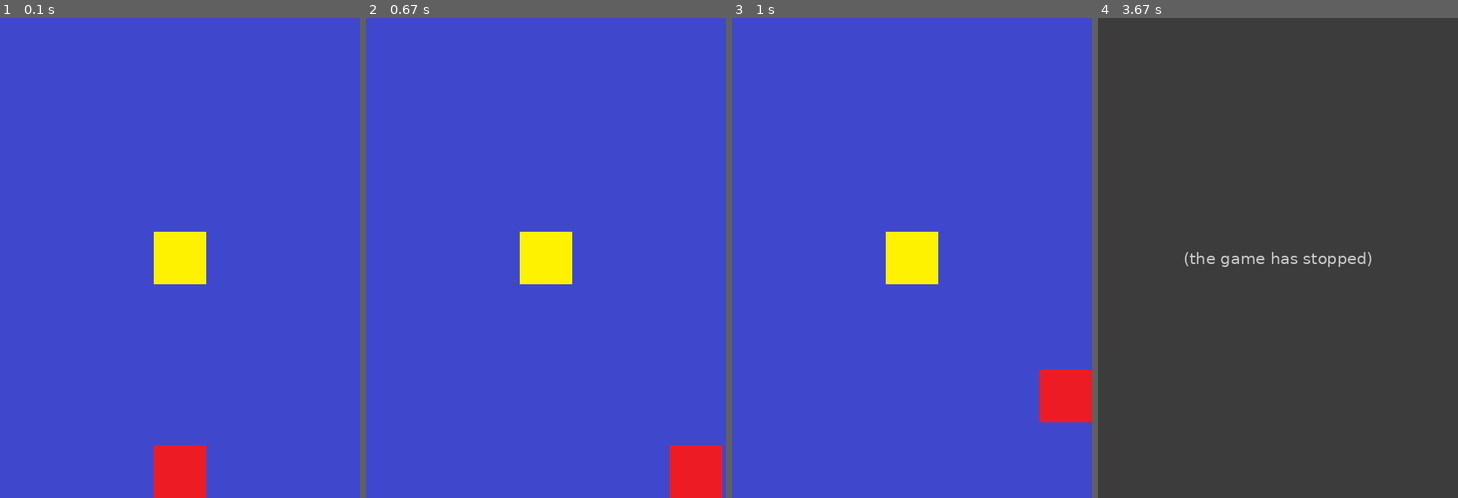
Above: before the commit, frames 1-4 (left to right).
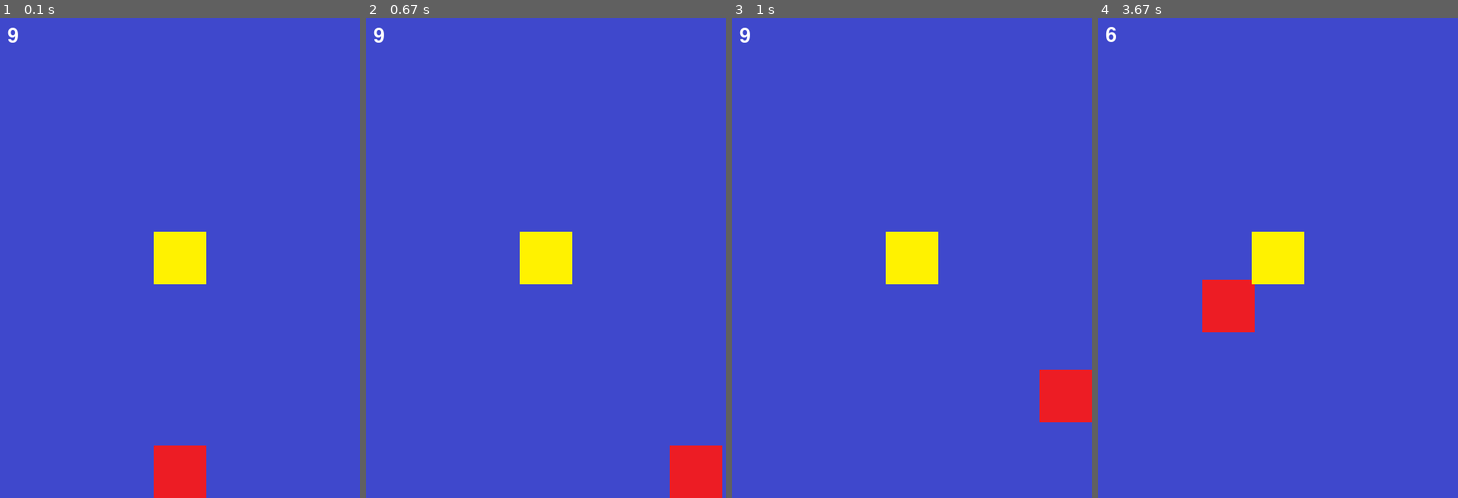
Above: after the commit, the same moments.

Repository: otog/ex
Game: pygame game, started from pygame_basic/7_text.py
Two runs of this game, one before a commit and one after it. Both use one fixed random seed, a clock stepped at 60 frames per second and the inputs below.
Inputs:
- Up to frame 1 (0.1 s): no input
- Up to frame 2 (0.67 s): hold Right from 0.33 s (still down)
- Up to frame 3 (1 s): release Right at 0.8 s; hold Up from 0.83 s (still down)
- Up to frame 4 (3.67 s): release Up at 1.13 s; hold Left 1.67-2.2 s; hold Down 2.23-2.53 s; hold Left 2.57-2.97 s; hold Up 3-3.37 s; hold Right from 3.4 s (still down)

The runs differ from the first frame. In frame 1, less than 0.1% of the frame differs, in the area x 2-5%, y 2-6%; in frame 2, less than 0.1%; in frame 3, less than 0.1%; in frame 4, 100%, in the area x 0-100%, y 0-100%.
Before the commit the program exited at 3.6 s; later frames show no game.

Commit message:
5/26
5/26 ex

Diff:
--- a/pygame_basic/7_text.py
+++ b/pygame_basic/7_text.py
@@ -39,6 +39,13 @@
 enemy_y_pos = (screen_height / 2) - (enemy_height / 2) # 화면 새로 크기의 가장 아래에 해당하는 곳에 위치
 
 # 폰트 정의
+game_font = pygame.font.Font(None, 40) # 폰트 객체 생성(폰트, 크기)
+
+# 총 시간
+total_time = 10
+
+# 시간 시간
+start_ticks = pygame.time.get_ticks() # 현재 tick을 받아옴
 
 #이벤트 루프
 runnig = True # 게임이 진행 중 인가?
@@ -102,7 +109,24 @@
     screen.blit(character, (character_x_pos, character_y_pos)) #캐릭터 그리기
     screen.blit(enemy, (enemy_x_pos, enemy_y_pos)) # 적 그리기
 
+    # 타이머 집어 넣기
+    # 경과 시간 계산
+    # 경과 시간(ms)을 1000으로 나누어서 초(s) 단위로 표시
+    elapsed_time = (pygame.time.get_ticks() - start_ticks) /  1000
+
+    timer = game_font.render(str(int(total_time - elapsed_time)), True,(255, 255, 255))
+
+    screen.blit(timer,(10, 10))
+
+    # 시간이 0 이하면 게임 종료
+    if total_time - elapsed_time <= 0:
+        print("타임아웃")
+        runnig = False
+
     pygame.display.update() # 게임화면을 다시 그리기!
+
+# 종료전 잠시 대기
+pygame.time.delay(2000)
 
 # 게임 종료
 pygame.quit()
--- /dev/null
+++ b/pygame_basic/8_frame.py
@@ -0,0 +1,42 @@
+import pygame
+######################################################################################
+# 기본 초기화(반듯이 해야하는 것들)
+pygame.init()
+
+#화면 크기 설정
+screen_width = 480 #가로크기
+screen_height = 640 #세로크기
+screen = pygame.display.set_mode((screen_width, screen_height))
+
+#화면 타이틀
+pygame.display.set_caption("Nado Game")
+
+#FPS
+clock = pygame.time.Clock()
+#######################################################################################
+
+# 1. 사용자 게임 초기화(배경, 게임 이미지, 좌표, 속도, 폰트)
+
+
+runnig = True
+while runnig:
+    dt = clock.tick(60)
+
+
+    # 2. 이벤트 처리 (키보드 마우스등)
+    for event in pygame.event.get():
+        if event.type == pygame.QUIT:
+            runnig = False
+
+    # 3. 게임 캐릭터 위치 정의
+
+    # 4. 충돌 처리
+
+    # 5. 화면에 그리기
+
+
+    pygame.display.update()
+
+
+# 게임 종료
+pygame.quit()
--- /dev/null
+++ b/pygame_basic/9_Quiz.py
@@ -0,0 +1,102 @@
+import pygame
+import random
+######################################################################################
+# 기본 초기화(반듯이 해야하는 것들)
+pygame.init()
+
+#화면 크기 설정
+screen_width = 480 #가로크기
+screen_height = 640 #세로크기
+screen = pygame.display.set_mode((screen_width, screen_height))
+
+#화면 타이틀
+pygame.display.set_caption("Quiz")
+
+#FPS
+clock = pygame.time.Clock()
+#######################################################################################
+
+# 1. 사용자 게임 초기화(배경, 게임 이미지, 좌표, 속도, 폰트)
+
+#배경
+background = pygame.image.load("C:\\backup\\Y6952657\\KYG\\worksapce\\python\\ex\\pygame_basic\\background.png")
+
+#캐릭터
+character = pygame.image.load("C:\\backup\\Y6952657\\KYG\\worksapce\\python\\ex\\pygame_basic\\character.png")
+character_size = character.get_rect().size
+character_width = character_size[0]
+character_height = character_size[1]
+character_x_pos = (screen_width / 2) - (character_width / 2)
+character_y_pos = screen_height - character_height
+
+# 이동 위치
+to_x = 0
+character_speed = 10
+
+# 장애물
+ddong = pygame.image.load("C:\\backup\\Y6952657\\KYG\\worksapce\\python\\ex\\pygame_basic\\enemy.png")
+ddong_size = ddong.get_rect().size
+ddong_width = ddong_size[0]
+ddong_height = ddong_size[1]
+ddong_x_pos = random.randint(0, screen_width - ddong_width)
+ddong_y_pos = 0
+ddong_speed = 10
+
+runnig = True
+while runnig:
+    dt = clock.tick(60)
+
+
+    # 2. 이벤트 처리 (키보드 마우스등)
+    for event in pygame.event.get():
+        if event.type == pygame.QUIT:
+            runnig = False
+
+        if event.type == pygame.KEYDOWN:
+            if event.key == pygame.K_LEFT:
+                to_x -= character_speed
+            elif event.key == pygame.K_RIGHT:
+                to_x += character_speed
+
+        if event.type == pygame.KEYUP:
+            if event.key == pygame.K_LEFT or event.key == pygame.K_RIGHT:
+                to_x = 0
+
+    # 3. 게임 캐릭터 위치 정의
+    character_x_pos += to_x
+
+    if character_x_pos < 0:
+        character_x_pos = 0
+    elif character_x_pos > screen_width - character_width:
+        character_x_pos = screen_width - character_width
+
+    ddong_y_pos += ddong_speed
+
+    if ddong_y_pos > screen_height:
+        ddong_y_pos = 0
+        ddong_x_pos = random.randint(0, screen_width - ddong_width)
+
+    # 4. 충돌 처리
+    character_rect = character.get_rect()
+    character_rect.left = character_x_pos
+    character_rect.top = character_y_pos
+
+    ddong_rect = ddong.get_rect()
+    ddong_rect.left = ddong_x_pos
+    ddong_rect.top = ddong_y_pos
+
+    if character_rect.colliderect(ddong_rect):
+        print("충돌 했어요")
+        runnig = False
+
+
+    # 5. 화면에 그리기
+    screen.blit(background,(0, 0))
+    screen.blit(character, (character_x_pos, character_y_pos))
+    screen.blit(ddong, (ddong_x_pos, ddong_y_pos))
+
+    pygame.display.update()
+
+
+# 게임 종료
+pygame.quit()
--- /dev/null
+++ b/pygame_project/1_frame_background_stage_character.py
@@ -0,0 +1,62 @@
+import pygame
+import os
+######################################################################################
+# 기본 초기화(반듯이 해야하는 것들)
+pygame.init()
+
+#화면 크기 설정
+screen_width = 640 #가로크기
+screen_height = 480 #세로크기
+screen = pygame.display.set_mode((screen_width, screen_height))
+
+#화면 타이틀
+pygame.display.set_caption("Nado Pang")
+
+#FPS
+clock = pygame.time.Clock()
+#######################################################################################
+
+# 1. 사용자 게임 초기화(배경, 게임 이미지, 좌표, 속도, 폰트)
+current_path = os.path.dirname(__file__) #현재 파일의 위치 반환
+image_path = os.path.join(current_path, "images") #images 폴더 위치 반환
+
+#배경
+background = pygame.image.load(os.path.join(image_path, "background.png"))
+#스테이지
+stage = pygame.image.load(os.path.join(image_path, "stage.png"))
+stage_size = stage.get_rect().size
+stage_height = stage_size[1] # 스테이지의 높이 위에 캐릭터 위치 시키기
+
+
+#캐릭터 만들기
+character = pygame.image.load(os.path.join(image_path, "character.png"))
+character_size = character.get_rect().size
+character_width = character_size[0]
+character_height = character_size[1]
+character_x_pos = (screen_width /2) - (character_width / 2)
+character_y_pos = screen_height - character_height - stage_height
+
+runnig = True
+while runnig:
+    dt = clock.tick(30)
+
+
+    # 2. 이벤트 처리 (키보드 마우스등)
+    for event in pygame.event.get():
+        if event.type == pygame.QUIT:
+            runnig = False
+
+    # 3. 게임 캐릭터 위치 정의
+
+    # 4. 충돌 처리
+
+    # 5. 화면에 그리기
+    screen.blit(background, (0, 0))
+    screen.blit(stage, (0, screen_height - stage_height))
+    screen.blit(character, (character_x_pos, character_y_pos))
+
+    pygame.display.update()
+
+
+# 게임 종료
+pygame.quit()
--- /dev/null
+++ b/pygame_project/2_weapon_keyevent.py
@@ -0,0 +1,112 @@
+import pygame
+import os
+######################################################################################
+# 기본 초기화(반듯이 해야하는 것들)
+pygame.init()
+
+#화면 크기 설정
+screen_width = 640 #가로크기
+screen_height = 480 #세로크기
+screen = pygame.display.set_mode((screen_width, screen_height))
+
+#화면 타이틀
+pygame.display.set_caption("Nado Pang")
+
+#FPS
+clock = pygame.time.Clock()
+#######################################################################################
+
+# 1. 사용자 게임 초기화(배경, 게임 이미지, 좌표, 속도, 폰트)
+current_path = os.path.dirname(__file__) #현재 파일의 위치 반환
+image_path = os.path.join(current_path, "images") #images 폴더 위치 반환
+
+
+#배경
+background = pygame.image.load(os.path.join(image_path, "background.png"))
+#스테이지
+stage = pygame.image.load(os.path.join(image_path, "stage.png"))
+stage_size = stage.get_rect().size
+stage_height = stage_size[1] # 스테이지의 높이 위에 캐릭터 위치 시키기
+
+
+#캐릭터 만들기
+character = pygame.image.load(os.path.join(image_path, "character.png"))
+character_size = character.get_rect().size
+character_width = character_size[0]
+character_height = character_size[1]
+character_x_pos = (screen_width /2) - (character_width / 2)
+character_y_pos = screen_height - character_height - stage_height
+
+#캐릭터 이동 방향
+character_to_x = 0
+#캐릭터 속도
+character_speed = 5
+
+#무기 만들기
+weapon = pygame.image.load(os.path.join(image_path, "weapon.png"))
+weapon_size = weapon.get_rect().size
+weapon_width = weapon_size[0]
+
+# 무기는 한번에 여러 발 발사 가능
+weapons = []
+
+# 무기 속도
+weapon_speed = 10
+
+
+runnig = True
+while runnig:
+    dt = clock.tick(30)
+
+
+    # 2. 이벤트 처리 (키보드 마우스등)
+    for event in pygame.event.get():
+        if event.type == pygame.QUIT:
+            runnig = False
+
+        if event.type == pygame.KEYDOWN:
+            if event.key == pygame.K_LEFT:
+                character_to_x -= character_speed
+            elif event.key == pygame.K_RIGHT:
+                character_to_x += character_speed
+            elif event.key == pygame.K_SPACE: #무기 발사
+                weapon_x_pos = character_x_pos + (character_width / 2) - (weapon_width / 2)
+                weapon_y_pos = character_y_pos
+                weapons.append([weapon_x_pos, weapon_y_pos])
+
+        if event.type == pygame.KEYUP:
+            if event.key == pygame.K_LEFT or event.key == pygame.K_RIGHT:
+                character_to_x = 0
+
+    # 3. 게임 캐릭터 위치 정의
+    character_x_pos += character_to_x
+
+    if character_x_pos < 0:
+        character_x_pos = 0
+    elif character_x_pos > screen_width - character_width:
+        character_x_pos = screen_width -character_width
+
+    # 무기 위치 조정
+    weapons = [[w[0], w[1] - weapon_speed] for w in weapons]
+
+    #천장에 닿은 무기 없애기
+    weapons = [ [w[0], w[1]] for w in weapons if w[1] > 0]
+
+    # 4. 충돌 처리
+
+    # 5. 화면에 그리기
+    screen.blit(background, (0, 0))
+
+    for weapon_x_pos, weapon_y_pos in weapons:
+        screen.blit(weapon, (weapon_x_pos, weapon_y_pos))
+
+    screen.blit(stage, (0, screen_height - stage_height))
+
+    screen.blit(character, (character_x_pos, character_y_pos))
+
+
+    pygame.display.update()
+
+
+# 게임 종료
+pygame.quit()
Binary file added: pygame_project/images/background.png
Binary file added: pygame_project/images/balloon1.png
Binary file added: pygame_project/images/balloon2.png
Binary file added: pygame_project/images/balloon3.png
Binary file added: pygame_project/images/balloon4.png
Binary file added: pygame_project/images/character.png
Binary file added: pygame_project/images/stage.png
Binary file added: pygame_project/images/weapon.png
